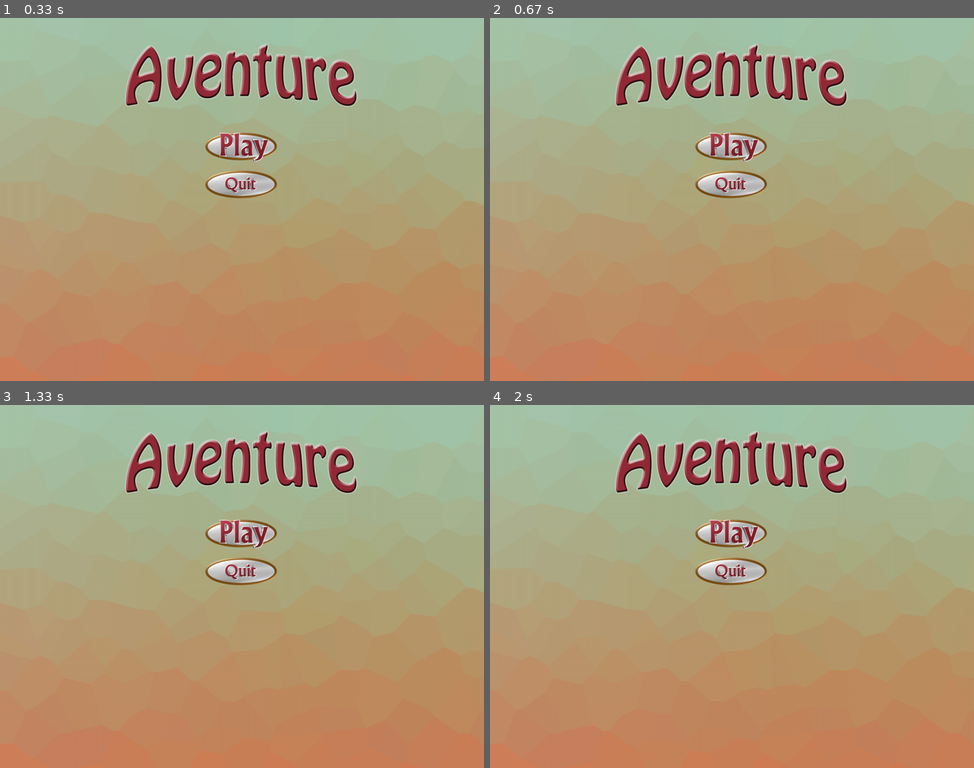
Above: before the commit, frames 1-4 (two rows, left to right).
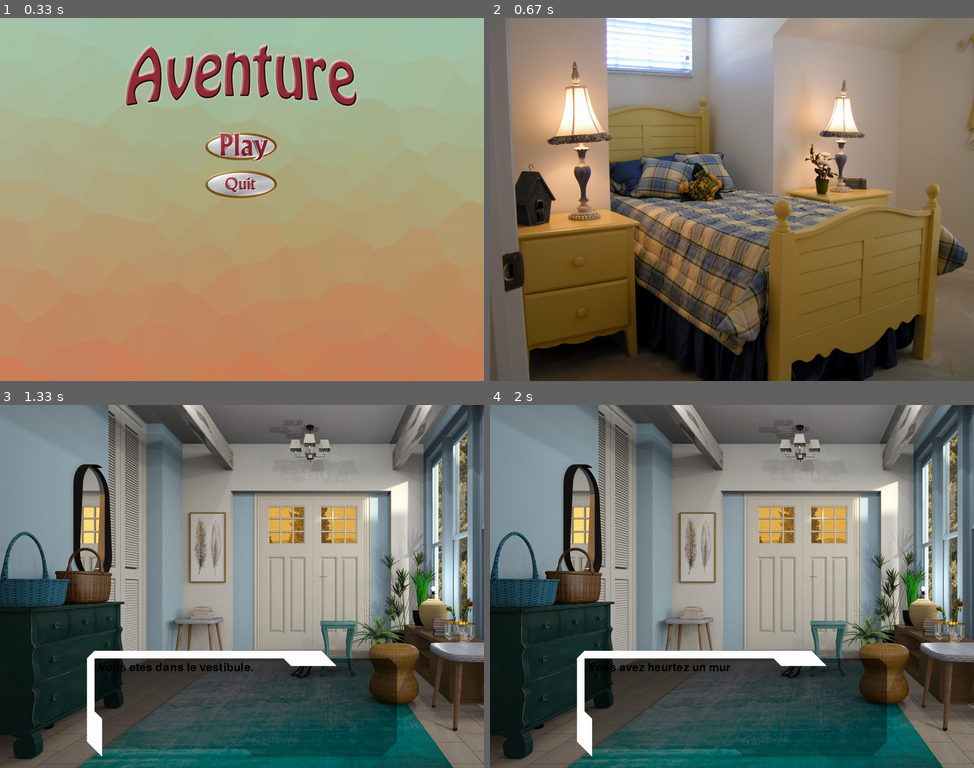
Above: after the commit, the same moments.

Repository: mchedor/adventureRoom
Game: pygame game, started from testpygame.py
The game is run twice, just before and just after one commit, with the same random seed, the same clock (stepped at 60 frames per second) and the same inputs.
Inputs (mouse positions are in pixels of both pictures, inside the frame that each line leads up to):
- Up to frame 1 (0.33 s): no input
- Up to frame 2 (0.67 s): click (732, 145) at 0.38 s
- Up to frame 3 (1.33 s): hold Right 0.67-1.13 s; move the mouse to (222, 488) at 0.7 s; hold Up from 1.17 s (still down)
- Up to frame 4 (2 s): release Up at 1.65 s; hold Right from 1.68 s (still down)

Frame 1 is identical in both runs. In frame 2, 97% of the frame differs, in the area x 0-100%, y 0-100%; in frame 3, 96%; in frame 4, 96%.

Commit message:
2.1.0
les images marchent
les dialogues marche

Diff:
--- a/aventure.py
+++ b/aventure.py
@@ -89,6 +89,7 @@
                 self.action_salle()
         elif entrer=="s" and mur["b"]==True:
                 self.y+=1
+                self.action_salle()
         elif entrer=="q" and mur["g"]==True:
                 self.x+=-1
                 self.action_salle()
@@ -139,9 +140,9 @@
                     self.annonce+="\n"+self.element2jeu["achievment"]["salle"][salle["name"]]["message"]
                     self.loop=False
                 else:
-                    self.achievment["salle"].append(salle["name"])
-                    self.annonce+="\n"+self.element2jeu["achievment"]["salle"][salle["name"]]["message"]
-
+                    if salle["name"] not in self.achievment["salle"]:
+                        self.achievment["salle"].append(salle["name"])
+                        self.annonce+="\n"+self.element2jeu["achievment"]["salle"][salle["name"]]["message"]
         except KeyError as a:
             #print("error", a)
             pass
@@ -151,6 +152,14 @@
         annonce=self.annonce
         self.annonce=""
         return str(annonce)
+
+    def get_image(self):
+        salle_get_image=self.salle_dict[self.lieu_name][self.map[self.lieu_name]["salle"][self.y][self.x]]
+        if salle_get_image["image"]:
+            return self.lieu_name+"/"+salle_get_image["image"]
+        else:
+            return None
+
 
 debug=None
 if __name__=="__main__":
--- a/salle.json
+++ b/salle.json
@@ -1,67 +1,67 @@
 {
     "maisonR":[
         {
-            "id":0,"name":"error","annonce":"Vous ne pouvez pas aller de ce coté.","join":null
+            "id":0,"name":"error","annonce":"Vous ne pouvez pas aller de ce coté.","join":null,"image":null
         },
         {
-            "id":1,"name":"chambre0","annonce":"Vous etes dans la chambre de toto.","pos":{"x":0,"y":3},"join":null
+            "id":1,"name":"chambre0","annonce":"Vous etes dans la chambre de toto.","pos":{"x":0,"y":3},"join":null,"image":"chambre0.jpg"
         },
         {
-            "id":2,"name":"salon","annonce":"Vous etes dans le salon.","join":null
+            "id":2,"name":"salon","annonce":"Vous etes dans le salon.","join":null,"image":"salon.jpg"
         },
         {
-            "id":3,"name":"couloir1","annonce":"Vous etes dans le couloir.","join":null
+            "id":3,"name":"couloir1","annonce":"Vous etes dans le couloir.","join":null,"image":"couloir.jpg"
         },
         {
-            "id":4,"name":"chambre1","annonce":"Vous etes dans une chambre.","join":null
+            "id":4,"name":"chambre1","annonce":"Vous etes dans une chambre.","join":null,"image":"chambre1.jpg"
         },
         {
-            "id":5,"name":"chambre2","annonce":"Vous etes dans une chambre.","join":null
+            "id":5,"name":"chambre2","annonce":"Vous etes dans une chambre.","join":null,"image":"chambre2.jpg"
         },
         {
-            "id":6,"name":"salle de bain","annonce":"Vous etes dans la salle de bain.","join":null
+            "id":6,"name":"salle_de_bain","annonce":"Vous etes dans la salle de bain.","join":null,"image":"salle_de_bain.jpg"
         },
         {
-            "id":7,"name":"vestibule","annonce":"Vous etes dans le vestibule.","pos":{"x":1,"y":2},"join":null
+            "id":7,"name":"vestibule","annonce":"Vous etes dans le vestibule.","pos":{"x":1,"y":2},"join":null,"image":"vestibule.jpg"
         },
         {
-            "id":8,"name":"escalier","annonce":"Vous monter l'escalier.","join":{"lieu":"maison1","salle":1}
+            "id":8,"name":"escalier","annonce":"Vous monter l'escalier.","join":{"lieu":"maison1","salle":1},"image":"escalier.jpg"
         },
         {
-            "id":9,"name":"cuisine","annonce":"Vous etes dans la cuisine.","join":null
+            "id":9,"name":"cuisine","annonce":"Vous etes dans la cuisine.","join":null,"image":"cuisine.jpg"
         },
         {
-            "id":10,"name":"veranda","annonce":"Vous etes dans la veranda.","object":0,"join":null
+            "id":10,"name":"veranda","annonce":"Vous etes dans la veranda.","object":0,"join":null,"image":"veranda.png"
         },
         {
-            "id":11,"name":"sous-sol","annonce":"Vous etes dans le sous sol.","join":null
+            "id":11,"name":"sous-sol","annonce":"Vous etes dans le sous sol.","join":null,"image":"sous_sol.jpg"
         },
         {
-            "id":12,"name":"jardin","annonce":"Vous etes dans le jardin.","join":null
+            "id":12,"name":"jardin","annonce":"Vous etes dans le jardin.","join":null,"image":"jardin.jpg"
         },
         {
-            "id":13,"name":"rue","annonce":"Vous allez dans la rue.","join":null
+            "id":13,"name":"rue","annonce":"Vous allez dans la rue.","join":null,"image":"rue.jpg"
         }
     ],
     "maison1":
     [
         {
-            "id":0,"name":"error","annonce":"Vous ne pouvez pas aller de ce coté.","join":null
+            "id":0,"name":"error","annonce":"Vous ne pouvez pas aller de ce coté.","join":null,"image":null
         },
         {
-            "id":1,"name":"mezzanine","annonce":"Vous etes dans la mezzanine","pos":{"x":1,"y":1},"join":null
+            "id":1,"name":"mezzanine","annonce":"Vous etes dans la mezzanine","pos":{"x":1,"y":1},"join":null,"image":null
         },
         {
-            "id":2,"name":"chambre4","annonce":"Vous etes dans la chambre de toto.","join":null
+            "id":2,"name":"chambre4","annonce":"Vous etes dans la chambre de toto.","join":null,"image":null
         },
         {
-            "id":3,"name":"chambre5","annonce":"Vous etes dans la chambre de toto.","join":null
+            "id":3,"name":"chambre5","annonce":"Vous etes dans la chambre de toto.","join":null,"image":null
         },
         {
-            "id":4,"name":"salle de bain","annonce":"Vous etes dans la chambre de toto.","join":null
+            "id":4,"name":"salle de bain","annonce":"Vous etes dans la chambre de toto.","join":null,"image":null
         },
         {
-            "id":5,"name":"escalier","annonce":"Vous etes dans la chambre de toto.","join":{"lieu":"maisonR","salle":7}
+            "id":5,"name":"escalier","annonce":"Vous etes dans la chambre de toto.","join":{"lieu":"maisonR","salle":7},"image":null
         }
     ]
 }
--- a/testpygame.py
+++ b/testpygame.py
@@ -2,34 +2,88 @@
 import pygame
 from pygame.locals import *
 import aventure
+import time
 
+#Initialisation de la bibliothèque Pygame
+pygame.init()
 
+#Ouverture de la fenêtre Pygame
+largeur=640*2
+hauteur=480*2
+fenetre = pygame.display.set_mode((largeur, hauteur))
+pygame.display.set_caption("jeu d'aventure")
+font = pygame.font.Font('freesansbold.ttf', 30)
 
+debug ="cc"
 
 def jeu():
-    debug =None
     s = aventure.Salle()
     print(s.map)
     loop=s.loop
+    if s.get_image():
+        image_chemin="image/"
+        print(image_chemin+s.get_image())
+        fond = pygame.image.load(image_chemin+s.get_image()).convert()
+        fenetre.blit(pygame.transform.scale(fond, (largeur,hauteur)),(0,0))
+        pygame.display.flip()
     while loop:
         act=""
         for event in pygame.event.get():
-            print("event: ",event)
+            if debug:
+                print("event: ",event)
             if event.type == pygame.KEYDOWN:  #lecture du clavier
                 act=mouvement(event.key)
                 if event.key == pygame.K_ESCAPE or event.unicode == 'q': #touche q pour quitter
                     loop=False
+            if event.type == QUIT:
+                return "quit"
         if act:
             s.action(act)
-            print(str(s.get_annonce()))
-            if debug:
+            annonce=s.get_annonce()
+            print(annonce)
+            fenetre.blit(font.render(annonce, True, (0, 255, 0)),(0,300))
+            if debug=="toto":
                 y=s.y
                 print("x :",s.x,"\ny : ", y)
                 print("mur y :\n h :",((y-1)*2)+1)
                 print("s :",(y*2)+1)
                 print("g :",y*2)
                 print("d :",y*2)
-        loop=s.loop
+            if s.get_image():
+
+                image_chemin="image/"
+                print(image_chemin+s.get_image())
+                fond = pygame.image.load(image_chemin+s.get_image()).convert()
+                #fenetre.fill(pygame.Color('white'))
+                fenetre.blit(fond, (0,0))
+
+                dialogue=pygame.image.load("image/dialogue.png")
+                dialogue_x=(largeur/2)-(dialogue.get_size()[0]/2)
+                dialogue_y=650
+                fenetre.blit(dialogue, (dialogue_x,dialogue_y))
+                blit_text(fenetre, annonce, (dialogue_x+30, dialogue_y), font)
+
+                pygame.display.flip()
+            loop=s.loop
+            if loop==False:
+                time.sleep(5)
+
+def blit_text(surface, text, pos, font, color=pygame.Color('black')):
+    words = [word.split(' ') for word in text.splitlines()]  # 2D array where each row is a list of words.
+    space = font.size(' ')[0]  # The width of a space.
+    max_width, max_height = surface.get_size()
+    x, y = pos
+    for line in words:
+        for word in line:
+            word_surface = font.render(word, 0, color)
+            word_width, word_height = word_surface.get_size()
+            if x + word_width >= max_width:
+                x = pos[0]  # Reset the x.
+                y += word_height  # Start on new row.
+            surface.blit(word_surface, (x, y))
+            x += word_width + space
+        x = pos[0]  # Reset the x.
+        y += word_height  # Start on new row.
 
 def mouvement(e):
     if e==K_LEFT:
@@ -44,56 +98,57 @@
         return ""
 
 
-#Initialisation de la bibliothèque Pygame
-pygame.init()
 
-#Ouverture de la fenêtre Pygame
-largeur=640*2
-hauteur=480*2
-fenetre = pygame.display.set_mode((largeur, hauteur))
+continuer=1
+while continuer:
+    #Chargement et collage du fond
+    image_chemin="image/menu/"
+    fond = pygame.image.load(image_chemin+"fond.png").convert()
+    fenetre.blit(fond, (0,0))
 
-#Chargement et collage du fond
-image_chemin="image/menu/"
-fond = pygame.image.load(image_chemin+"fond.png").convert()
-fenetre.blit(fond, (0,0))
+    #Chargement et collage du personnage
+    titre = pygame.image.load(image_chemin+"titre.png").convert_alpha()
+    titre_x=(largeur/2)-(titre.get_size()[0]/2)
+    titre_y=50
+    fenetre.blit(titre, (titre_x,titre_y))
 
-#Chargement et collage du personnage
-titre = pygame.image.load(image_chemin+"titre.png").convert_alpha()
-titre_x=(largeur/2)-(titre.get_size()[0]/2)
-titre_y=50
-fenetre.blit(titre, (titre_x,titre_y))
+    play_bouton = pygame.image.load(image_chemin+"play_button.png").convert_alpha()
+    play_x=(largeur/2)-(play_bouton.get_size()[0]/2)
+    play_y=300
+    fenetre.blit(play_bouton, (play_x,play_y))
 
-play_bouton = pygame.image.load(image_chemin+"play_button.png").convert_alpha()
-play_x=(largeur/2)-(play_bouton.get_size()[0]/2)
-play_y=300
-fenetre.blit(play_bouton, (play_x,play_y))
-
-quit_bouton = pygame.image.load(image_chemin+"quit_button.png").convert_alpha()
-quit_x=(largeur/2)-(quit_bouton.get_size()[0]/2)
-quit_y=400
-fenetre.blit(quit_bouton, (quit_x,quit_y))
+    quit_bouton = pygame.image.load(image_chemin+"quit_button.png").convert_alpha()
+    quit_x=(largeur/2)-(quit_bouton.get_size()[0]/2)
+    quit_y=400
+    fenetre.blit(quit_bouton, (quit_x,quit_y))
 
 
-#Rafraîchissement de l'écran
-pygame.display.flip()
+    #Rafraîchissement de l'écran
+    pygame.display.flip()
 
-print(play_bouton.get_rect())
-#BOUCLE INFINIE
-continuer = 1
-while continuer:
-    for event in pygame.event.get():
-        if event.type == QUIT:
-            continuer=0
-        ## Si le focus est sur la fenêtre.
-        if pygame.mouse.get_focused() and pygame.mouse.get_pressed()[0]:
-            ## Trouve position de la souris
-            x, y = pygame.mouse.get_pos()
-            ## S'il y a collision:
-            #play
-            collide = play_bouton.get_rect().collidepoint(x-play_x, y-play_y)
-            if collide: # 0=gauche, 1=milieu, 2=droite
-                jeu()
-            #quit
-            collide = quit_bouton.get_rect().collidepoint(x-quit_x, y-quit_y)
-            if collide: # 0=gauche, 1=milieu, 2=droite
+    print(play_bouton.get_rect())
+    #BOUCLE INFINIE
+    continuer = 1
+    while continuer==1:
+        for event in pygame.event.get():
+            print("event: ",event)
+            if event.type == QUIT:
                 continuer=0
+            ## Si le focus est sur la fenêtre.
+            if pygame.mouse.get_focused() and pygame.mouse.get_pressed()[0]:
+                ## Trouve position de la souris
+                x, y = pygame.mouse.get_pos()
+                ## S'il y a collision:
+                #quit
+                collide = quit_bouton.get_rect().collidepoint(x-quit_x, y-quit_y)
+                if collide: # 0=gauche, 1=milieu, 2=droite
+                    continuer=0
+                #play
+                collide = play_bouton.get_rect().collidepoint(x-play_x, y-play_y)
+                if collide: # 0=gauche, 1=milieu, 2=droite
+                    j=jeu()
+                    if j=="quit":
+                        continuer=0
+                        pygame.quit()
+                    else:
+                        continuer=2
Binary file added: image/dialogue.png
Binary file added: image/maisonR/chambre0.jpg
Binary file added: image/maisonR/chambre1.jpg
Binary file added: image/maisonR/chambre2.jpg
Binary file added: image/maisonR/couloir.jpg
Binary file added: image/maisonR/cuisine.jpg
Binary file added: image/maisonR/escalier.jpg
Binary file added: image/maisonR/jardin.jpg
Binary file added: image/maisonR/rue.JPG
Binary file added: image/maisonR/salle_de_bain.jpg
Binary file added: image/maisonR/salle_de_bain2.jpg
Binary file added: image/maisonR/salon.jpg
(and 3 more such lines)
